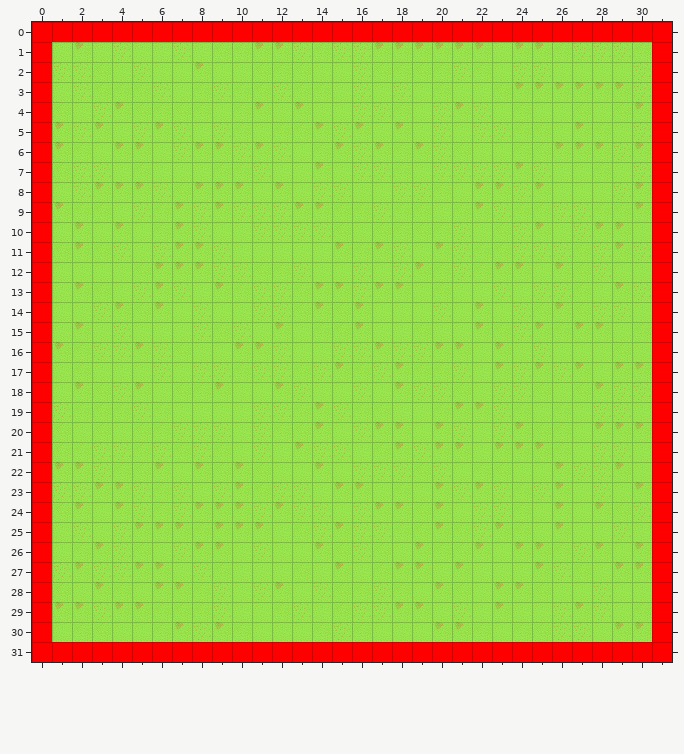
Two versions of a level (Tiled map, Resource/Maps/TestMap.tmx). The picture above is the old version.
Cells are 64x64 px. Shown: x 0..31, y 0..31.
After the commit:
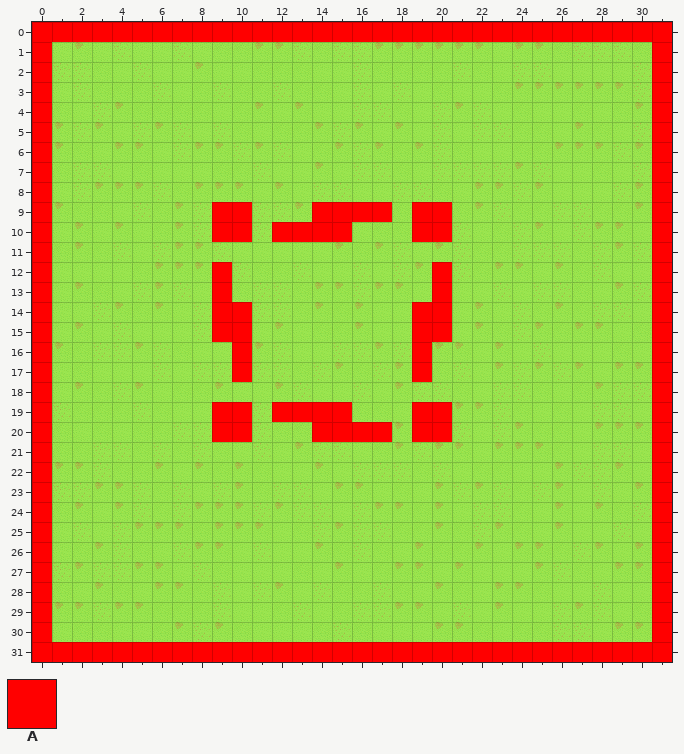
Key: from "TestTileSet": A 2.
_ is an empty cell, . an unchanged one.
From old to new:
--- layer "Collision"
@@ x 9..20 @@
- 9 __...____.__
-10 __.____...__
+ 9 AA...AAAA.AA
+10 AA.AAAA...AA
@@ x 9..20 @@
-12 _.........._
-13 _.........._
-14 __........__
-15 __........__
-16 ._........_.
-17 ._........_.
+12 A..........A
+13 A..........A
+14 AA........AA
+15 AA........AA
+16 .A........A.
+17 .A........A.
@@ x 9..20 @@
-19 __.____...__
-20 __...____.__
+19 AA.AAAA...AA
+20 AA...AAAA.AA
Pixel boxes of the changes (left, top, right, bottom) in both pictures:
added: (212, 202, 252, 242)
added: (272, 202, 392, 242)
added: (412, 202, 452, 242)
added: (212, 262, 252, 382)
added: (412, 262, 452, 382)
added: (212, 402, 252, 442)
added: (272, 402, 392, 442)
added: (412, 402, 452, 442)
